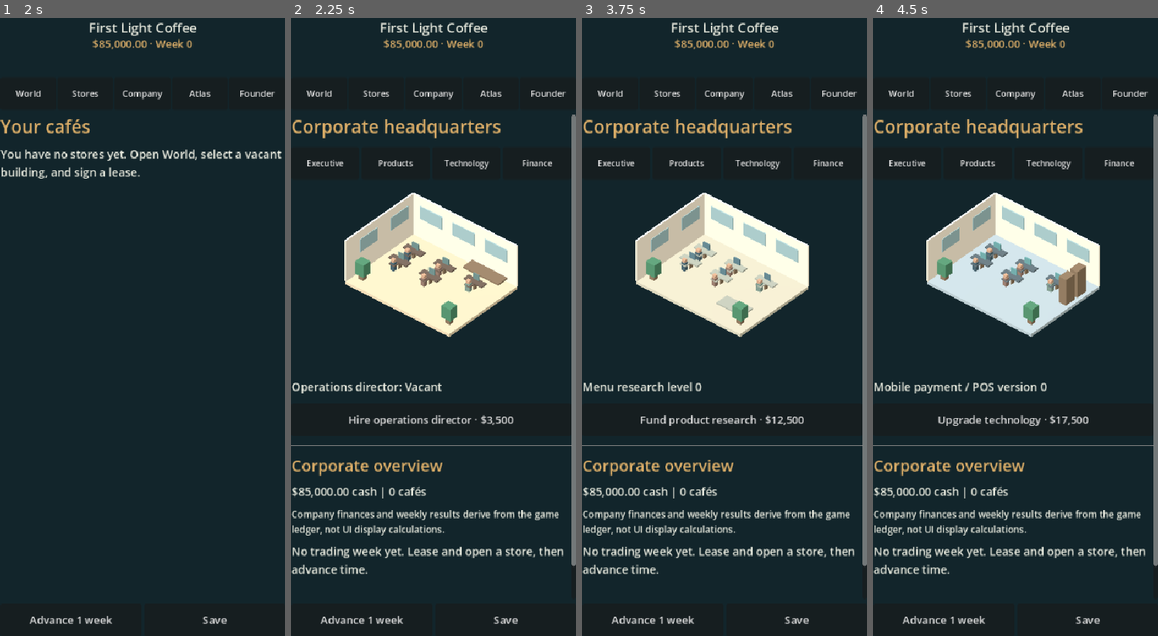
Above: before the commit, frames 1-4 (left to right).
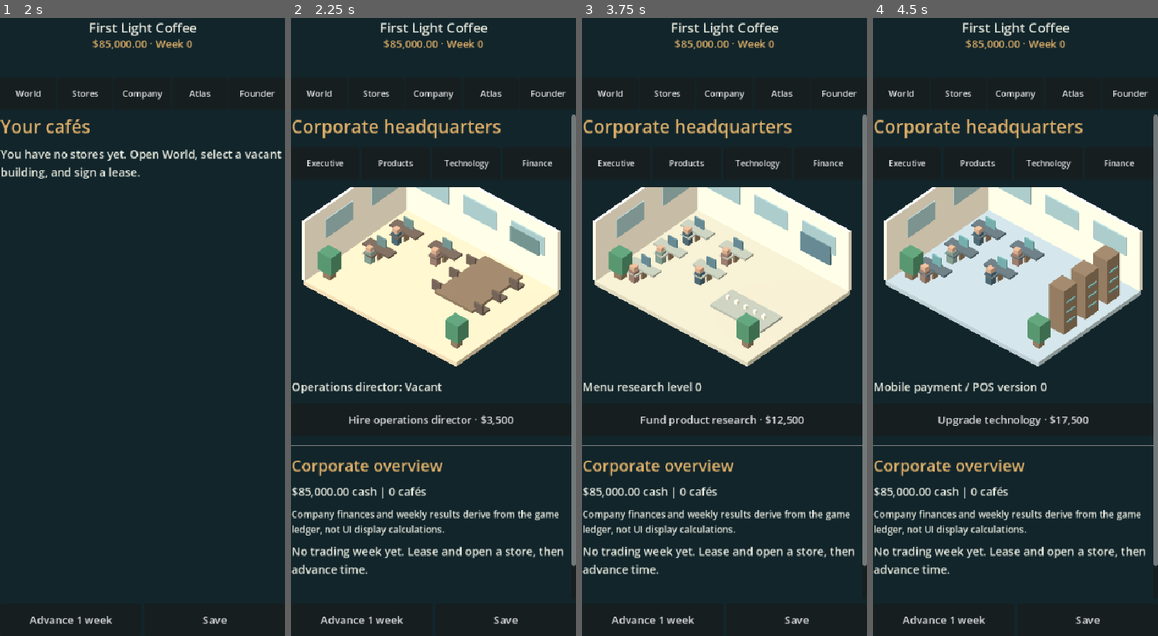
Above: after the commit, the same moments.

Repository: shepgleis-create/Global-Caf-Empire
Game: Godot game, scene res://scenes/Main.tscn
Two runs of this game, one before a commit and one after it. Both use one fixed random seed, a clock stepped at 60 frames per second and the inputs below.
Inputs:
- Up to frame 1 (2 s): click "World" at 0.5 s; click "Stores" at 1.25 s
- Up to frame 2 (2.25 s): click "Company" at 2 s
- Up to frame 3 (3.75 s): click "Executive" at 2.75 s; click "Products" at 3.5 s
- Up to frame 4 (4.5 s): click "Technology" at 4.25 s

Frame 1 is identical in both runs. In frame 2, 15% of the frame differs, in the area x 3-95%, y 27-57%; in frame 3, 14%; in frame 4, 15%.

Commit message:
Make native 3D headquarters larger and distinct: executive boardroom, product lab, finance desks, IT servers

Diff:
--- a/scripts/OfficeWorld3D.gd
+++ b/scripts/OfficeWorld3D.gd
@@ -71,10 +71,10 @@
  floor_root.add_child(sun)
  camera=Camera3D.new()
  camera.projection=Camera3D.PROJECTION_ORTHOGONAL
- camera.size=17.5
- camera.position=Vector3(17,20,20)
+ camera.size=11.8
+ camera.position=Vector3(14,17,16)
  floor_root.add_child(camera)
- camera.look_at_from_position(Vector3(17,20,20),Vector3(0,0.5,0))
+ camera.look_at_from_position(Vector3(14,17,16),Vector3(0,0.5,0))
  camera.current=true
  var profile:Dictionary=offices.get(department,offices["Executive"])
  var floor_material=mat(profile["floor"])
@@ -91,10 +91,13 @@
   part(floor_root,Vector3(-4.1+i*4.05,3.1,-4.82),Vector3(2.8,1.45,0.10),glass)
  for i in range(2):
   part(floor_root,Vector3(-6.38,3.1,-2.8+i*4.5),Vector3(0.10,1.5,2.6),glass)
- var stations=maxi(2,mini(10,seats))
+ var stations=maxi(2,mini(9,seats))
+ if department=="Executive":stations=mini(stations,3)
+ elif department=="Products":stations=mini(stations,5)
+ elif department=="Technology":stations=mini(stations,6)
  for i in range(stations):
-  var x:float=-3.9+float(i%3)*3.8
-  var z:float=-2.1+float(int(i/3))*2.1
+  var x:float=-4.3+float(i%2)*3.3
+  var z:float=-2.5+float(int(i/2))*2.6
   part(floor_root,Vector3(x,0.9,z),Vector3(2.25,0.14,0.78),desk_material)
   part(floor_root,Vector3(x,0.47,z),Vector3(0.13,0.85,0.45),wood)
   part(floor_root,Vector3(x,1.32,z-0.20),Vector3(0.75,0.68,0.10),screen_material)
@@ -110,12 +113,27 @@
   part(floor_root,Vector3(px,0.5,3.6),Vector3(0.56,1.0,0.55),wood)
   part(floor_root,Vector3(px,1.35,3.6),Vector3(1.1,1.4,1.0),plant)
  if department=="Executive":
-  part(floor_root,Vector3(3.5,0.85,-3.8),Vector3(4.4,0.16,1.4),wood)
- if department=="Products":
-  part(floor_root,Vector3(4.0,0.95,2.9),Vector3(3.2,0.15,1.55),desk_material)
- if department=="Technology":
-  for k in range(2):
-   part(floor_root,Vector3(5.7,1.6,-2.8+k*1.65),Vector3(0.9,3,1.3),wood)
+  part(floor_root,Vector3(2.9,0.83,-1.3),Vector3(3.2,0.22,4.9),wood)
+  for chair in range(6):
+   var px:float=1.1 if chair%2==0 else 4.7
+   var pz:float=-3.0+float(int(chair/2))*1.7
+   part(floor_root,Vector3(px,0.68,pz),Vector3(0.70,0.16,0.68),desk_material)
+   part(floor_root,Vector3(px,1.02,pz+0.35),Vector3(0.70,0.73,0.13),desk_material)
+  part(floor_root,Vector3(3.8,2.8,-4.78),Vector3(2.4,1.2,0.11),screen_material)
+ elif department=="Finance":
+  for terminal in range(3):
+   part(floor_root,Vector3(2.1+float(terminal)*1.25,2.8,-4.82),Vector3(1.0,0.85,0.1),screen_material)
+ elif department=="Products":
+  part(floor_root,Vector3(3.7,0.92,1.9),Vector3(4.3,0.17,2.1),desk_material)
+  for cup in range(5):
+   part(floor_root,Vector3(2.0+float(cup)*0.77,1.10,1.75),Vector3(0.22,0.31,0.22),mat("#f2e9d5"))
+  part(floor_root,Vector3(3.8,2.2,-4.77),Vector3(2.5,1.5,0.14),screen_material)
+ elif department=="Technology":
+  for k in range(3):
+   var tz:float=-3.1+float(k)*2.1
+   part(floor_root,Vector3(5.2,1.75,tz),Vector3(1.25,3.5,1.25),wood)
+   for light in range(3):
+    part(floor_root,Vector3(5.86,0.90+float(light)*0.8,tz),Vector3(0.08,0.10,0.8),screen_material)
 
 func _process(delta:float)->void:
  t+=delta
